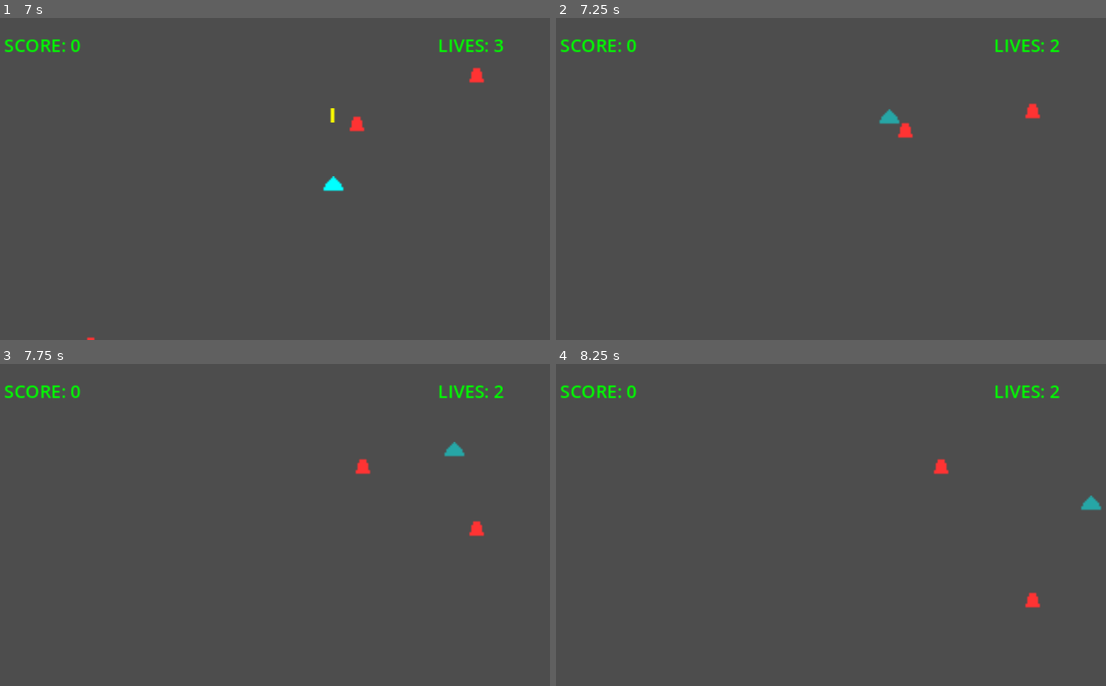
Above: before the commit, frames 1-4 (two rows, left to right).
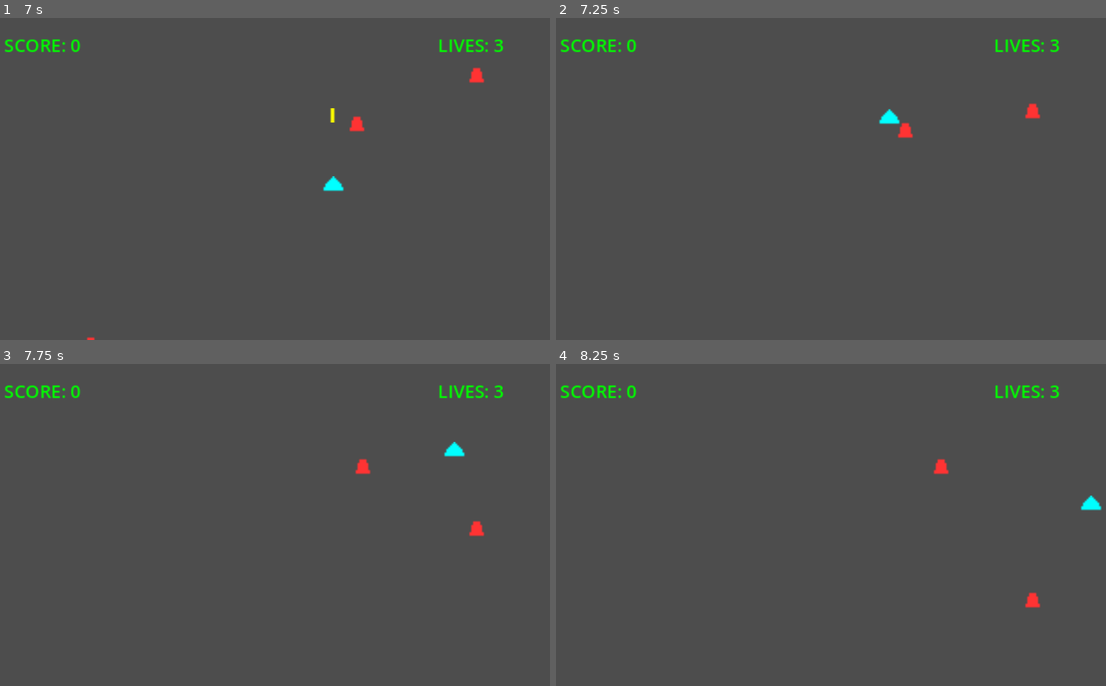
Above: after the commit, the same moments.

Repository: sotw/GoBuyPandaChronicle_Chapter1
Game: Godot game, scene res://main.tscn
Two runs of this game, one before a commit and one after it. Both use one fixed random seed, a clock stepped at 60 frames per second and the inputs below.
Inputs:
- Up to frame 1 (7 s): tap Space at 0.5, 0.77, 1.52, 2, 3.02, 3.77, 4.52, 6.02, 6.77 s; hold Right 0.53-1.28 s; hold Down 1.28-2.03 s; hold Right 2.03-2.78 s; tap Enter at 2.75 s; hold Up 2.78-3.53 s; hold Left 3.53-5.03 s; hold Down 5.03-5.78 s; hold Right 5.78-6.53 s; hold Up from 6.53 s (still down)
- Up to frame 2 (7.25 s): keep holding Up
- Up to frame 3 (7.75 s): release Up at 7.28 s; hold Right from 7.28 s (still down); tap Space at 7.52 s
- Up to frame 4 (8.25 s): release Right at 8.03 s; hold Down from 8.03 s (still down)

Frame 1 is identical in both runs. In frame 2, 0.1% of the frame differs, in the area x 58-92%, y 6-33%; in frame 3, 0.1%; in frame 4, 0.1%.

Commit message:
Fix collision detection and add explosion effect

Diff:
--- a/bullet.tscn
+++ b/bullet.tscn
@@ -8,6 +8,8 @@
 
 [node name="Bullet" type="Area2D"]
 script = ExtResource("1_bullet")
+collision_layer = 2
+collision_mask = 4
 
 [node name="Sprite2D" type="Sprite2D" parent="."]
 texture = ExtResource("2_bullet")
--- a/enemy.tscn
+++ b/enemy.tscn
@@ -10,6 +10,8 @@
 
 [node name="Enemy" type="Area2D"]
 script = ExtResource("1_enemy")
+collision_layer = 4
+collision_mask = 2
 
 [node name="Sprite2D" type="Sprite2D" parent="."]
 texture = ExtResource("2_enemy")
--- /dev/null
+++ b/explosion.gd
@@ -0,0 +1,7 @@
+extends Node2D
+
+func _ready():
+	var tween = create_tween()
+	tween.tween_property(self, "scale", Vector2(2, 2), 0.3)
+	tween.parallel().tween_property(self, "modulate:a", 0.0, 0.3)
+	tween.tween_callback(queue_free)
--- /dev/null
+++ b/explosion.tscn
@@ -0,0 +1,12 @@
+[gd_scene load_steps=3 format=3 uid="uid://explosion"]
+
+[ext_resource type="Script" path="res://explosion.gd" id="1_explosion"]
+[ext_resource type="Texture2D" path="res://enemy1.png" id="2_enemy"]
+
+[node name="Explosion" type="Node2D"]
+script = ExtResource("1_explosion")
+
+[node name="Sprite2D" type="Sprite2D" parent="."]
+texture = ExtResource("2_enemy")
+modulate = Color(1, 0.5, 0, 1)
+scale = Vector2(0.5, 0.5)
--- a/main.gd
+++ b/main.gd
@@ -13,6 +13,7 @@
 
 var player_scene = preload("res://player.tscn")
 var enemy_scene = preload("res://enemy.tscn")
+var explosion_scene = preload("res://explosion.tscn")
 var player
 var screen_size
 
@@ -94,6 +95,9 @@
 	if area.is_in_group("player_bullets"):
 		var enemy = area.get_parent()
 		if enemy.is_in_group("enemies"):
+			var explosion = explosion_scene.instantiate()
+			explosion.position = enemy.position
+			add_child(explosion)
 			match enemy.type:
 				0: score += 10
 				1: score += 25
--- a/player.tscn
+++ b/player.tscn
@@ -8,6 +8,8 @@
 
 [node name="Player" type="Area2D"]
 script = ExtResource("1_player")
+collision_layer = 1
+collision_mask = 2
 
 [node name="Sprite2D" type="Sprite2D" parent="."]
 texture = ExtResource("2_player")
